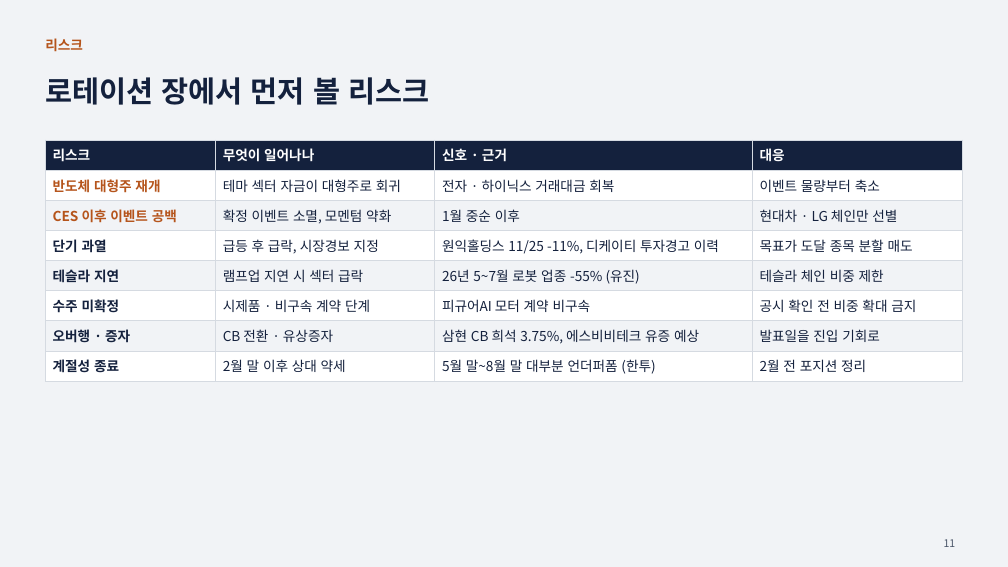
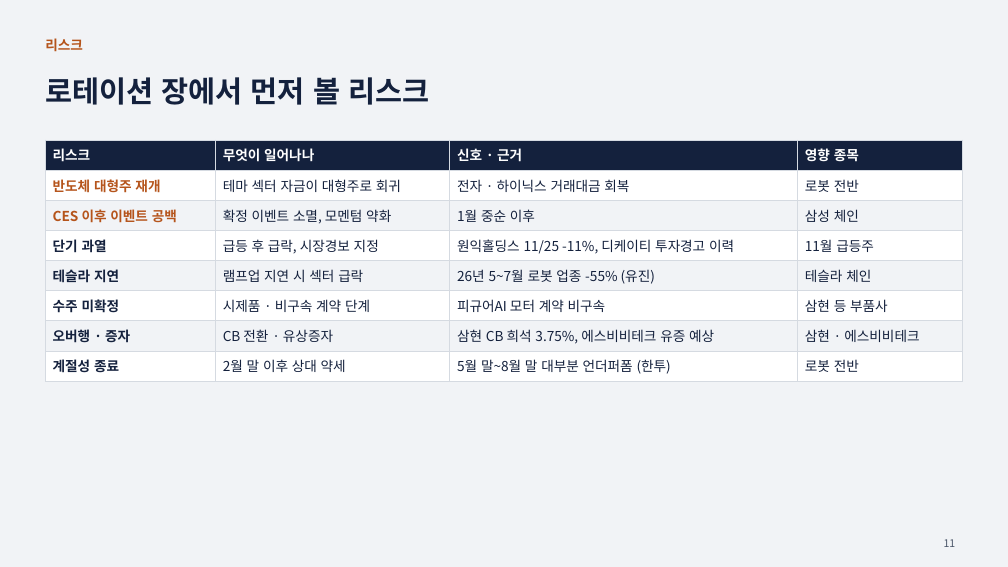
Before and after one commit to fred03094708-ctrl/-, a slide deck: slide 11 of 로봇_스터디.pptx. Drawn at 1008x567 pixels with LibreOffice and Linux fonts; fonts in the diff are those of the drawing. Boxes give left, top, right and bottom in pixels: in the first picture for what was removed or moved away, otherwise in the second. Text is boxed around its words. In the diff, an @@ line names an element or a change of style, - is before the commit and + after.

```diff
--- a/로봇_스터디.pptx
+++ b/로봇_스터디.pptx
@@ table at [45, 140, 963, 378] @@
-row 1, column 4: 대응
+row 1, column 4: 영향 종목
-row 2, column 4: 이벤트 물량부터 축소
+row 2, column 4: 로봇 전반
-row 3, column 4: 현대차 · LG 체인만 선별
+row 3, column 4: 삼성 체인
-row 4, column 4: 목표가 도달 종목 분할 매도
+row 4, column 4: 11월 급등주
-row 5, column 4: 테슬라 체인 비중 제한
+row 5, column 4: 테슬라 체인
-row 6, column 4: 공시 확인 전 비중 확대 금지
+row 6, column 4: 삼현 등 부품사
-row 7, column 4: 발표일을 진입 기회로
+row 7, column 4: 삼현 · 에스비비테크
-row 8, column 4: 2월 전 포지션 정리
+row 8, column 4: 로봇 전반
```
Also in this commit, not shown: 4 other slides changed, 1 slide added, 2 slides removed, 1 other file.
